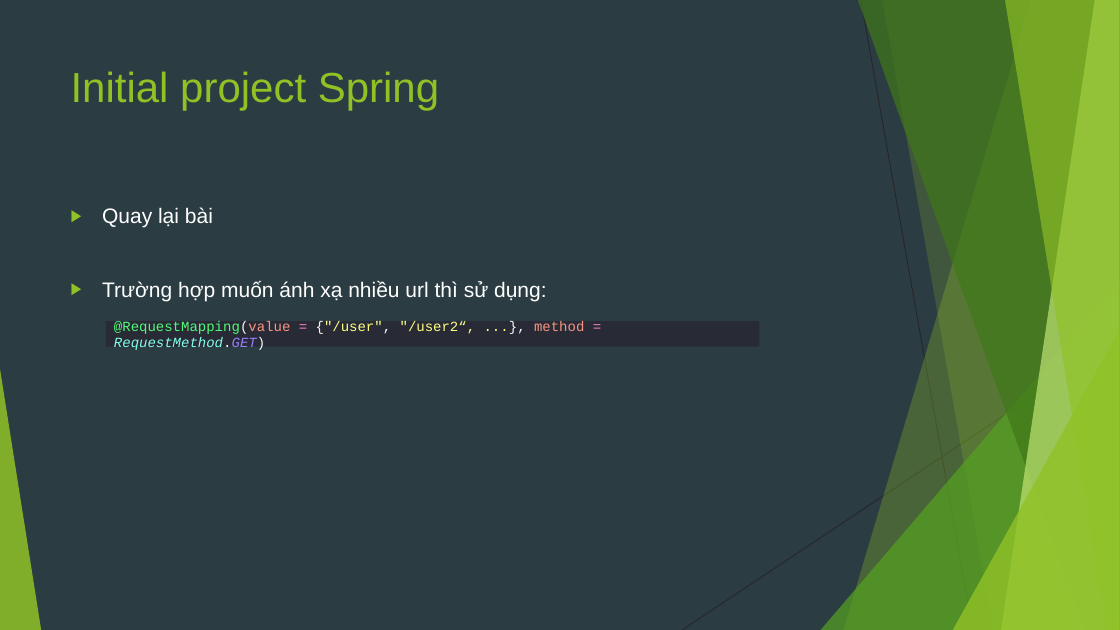
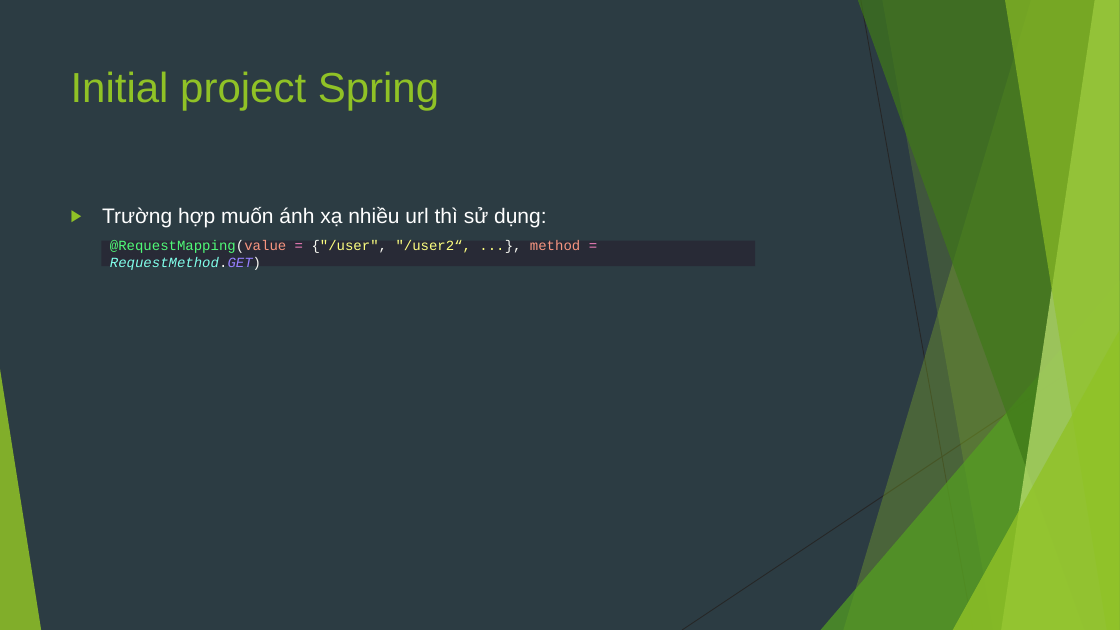
Before and after one commit to sobbingwind/SpringBoot, a slide deck: slide 33 of 02.RESTful API.pptx (slide 39 before the commit). Drawn at 1120x630 pixels with LibreOffice and Linux fonts; fonts in the diff are those of the drawing. Boxes give left, top, right and bottom in pixels: in the first picture for what was removed or moved away, otherwise in the second. Text is boxed around its words. In the diff, an @@ line names an element or a change of style, - is before the commit and + after.

```diff
--- a/02.RESTful API.pptx
+++ b/02.RESTful API.pptx
@@ text at (102,207,213,228): paragraph removed @@
-▶ Quay lại bài
@@ rectangle "@RequestMapping(value = {"/user", "/user2“, ...}, ...": place and size @@
-rectangle "@RequestMapping(value = {"/user", "/user2“, ...}, ..." at (106,321,760,346)
+rectangle "@RequestMapping(value = {"/user", "/user2“, ...}, ..." at (102,241,755,266)
```
Also in this commit, not shown: 2 other slides changed, 2 slides added, 6 slides removed.
